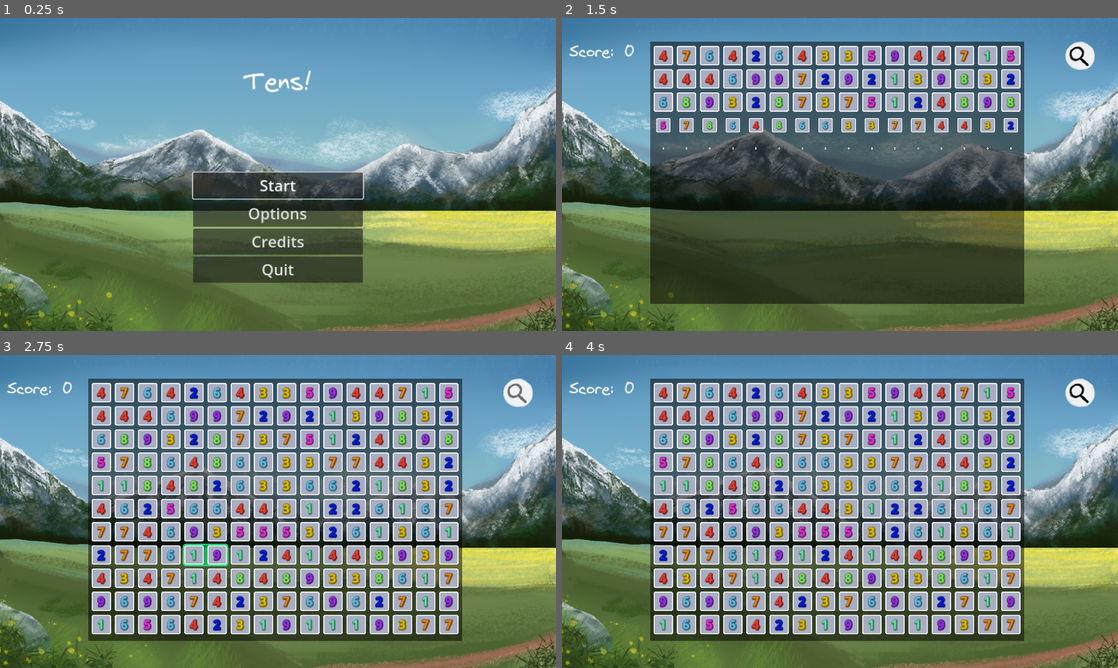
Above: before the commit, frames 1-4 (two rows, left to right).
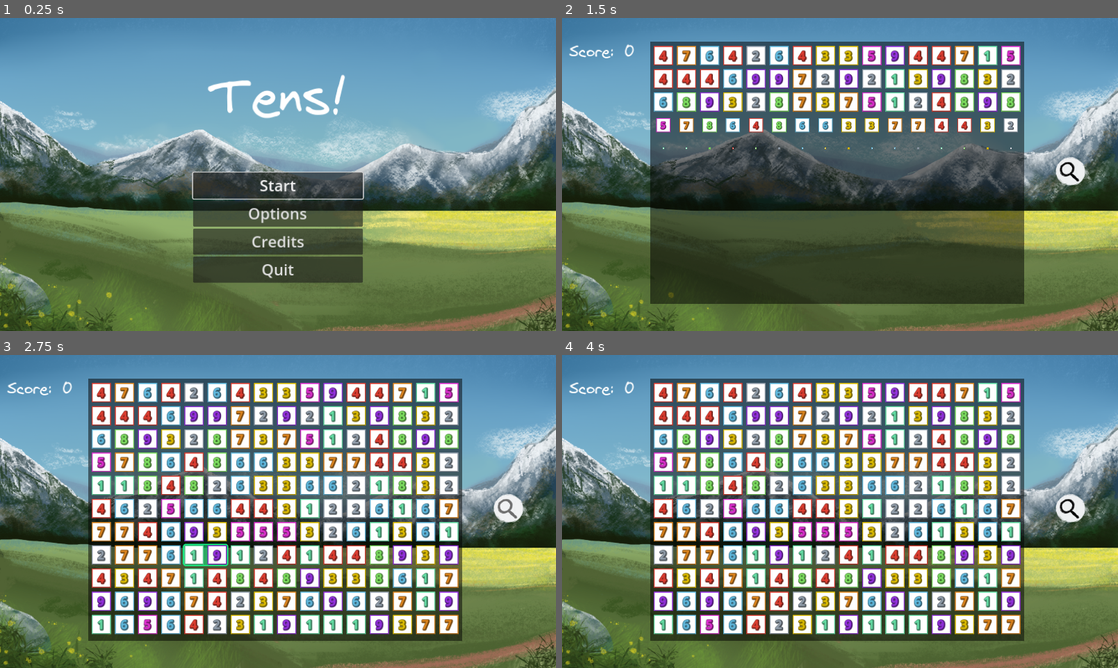
Above: after the commit, the same moments.

Repository: Yngwarr/tens
Game: Godot game, scene res://scenes/MainMenu.tscn
The game is run twice, just before and just after one commit, with the same random seed, the same clock (stepped at 60 frames per second) and the same inputs.
Inputs (mouse positions are in pixels of both pictures, inside the frame that each line leads up to; where the layout moved, square brackets give the same spot in the first picture):
- Up to frame 1 (0.25 s): no input
- Up to frame 2 (1.5 s): click "Start" at 0.5 s; click (1067, 171) [1079, 55] at 1.25 s
- Up to frame 3 (2.75 s): click (505, 508) [517, 392] at 2 s
- Up to frame 4 (4 s): click (1067, 508) [1079, 392] at 2.75 s; tap Enter at 3.5 s; move the mouse to (662, 392) at 3.52 s; click (662, 392) at 3.67 s

The runs differ from the first frame. In frame 1, 1.1% of the frame differs, in the area x 37-63%, y 16-32%; in frame 2, 12%; in frame 3, 34%, in the area x 16-96%, y 7-90%; in frame 4, 34%.

Commit message:
edit visuals

Diff:
--- a/scenes/Game.tscn
+++ b/scenes/Game.tscn
@@ -58,7 +58,7 @@
 }
 tracks/1/type = "value"
 tracks/1/imported = false
-tracks/1/enabled = false
+tracks/1/enabled = true
 tracks/1/path = NodePath("HUD/Hint:position")
 tracks/1/interp = 1
 tracks/1/loop_wrap = true
@@ -66,7 +66,7 @@
 "times": PackedFloat32Array(0),
 "transitions": PackedFloat32Array(1),
 "update": 0,
-"values": [Vector2(1022, 286)]
+"values": [Vector2(0, 1000)]
 }
 tracks/2/type = "value"
 tracks/2/imported = false
@@ -407,7 +407,7 @@
 }
 tracks/1/type = "value"
 tracks/1/imported = false
-tracks/1/enabled = false
+tracks/1/enabled = true
 tracks/1/path = NodePath("HUD/Hint:position")
 tracks/1/interp = 2
 tracks/1/loop_wrap = true
@@ -483,15 +483,14 @@
 [node name="HUD" type="CanvasLayer" parent="."]
 
 [node name="Hint" type="TextureButton" parent="HUD"]
-anchors_preset = -1
+anchors_preset = 1
 anchor_left = 1.0
 anchor_right = 1.0
-offset_left = -110.0
-offset_top = 47.0
-offset_right = -46.0
-offset_bottom = 111.0
+offset_left = -1152.0
+offset_top = 1000.0
+offset_right = -1088.0
+offset_bottom = 1064.0
 grow_horizontal = 0
-grow_vertical = 2
 tooltip_text = "Show hint."
 keep_pressed_outside = true
 shortcut = SubResource("Shortcut_uxviy")
--- a/scenes/MainMenu.tscn
+++ b/scenes/MainMenu.tscn
@@ -9,7 +9,7 @@
 [ext_resource type="Script" path="res://src/UI/QuitButton.gd" id="4_kgmp6"]
 
 [sub_resource type="LabelSettings" id="LabelSettings_8bkd4"]
-font_size = 52
+font_size = 105
 
 [sub_resource type="Animation" id="Animation_vlt1r"]
 length = 0.001
--- a/scenes/NumberCell.tscn
+++ b/scenes/NumberCell.tscn
@@ -1,7 +1,8 @@
-[gd_scene load_steps=9 format=3 uid="uid://mbbrk257a4oj"]
+[gd_scene load_steps=10 format=3 uid="uid://mbbrk257a4oj"]
 
 [ext_resource type="Script" path="res://src/Number.gd" id="1_4guiy"]
 [ext_resource type="Texture2D" uid="uid://uhyr7asxs6rh" path="res://img/cell.png" id="2_6old5"]
+[ext_resource type="Texture2D" uid="uid://cvashcraq3yhv" path="res://img/frame.png" id="3_35xo7"]
 
 [sub_resource type="LabelSettings" id="LabelSettings_5ycem"]
 font_size = 24
@@ -114,12 +115,14 @@
 [node name="Cell" type="Sprite2D" parent="View"]
 texture = ExtResource("2_6old5")
 
+[node name="Frame" type="Sprite2D" parent="View/Cell"]
+texture = ExtResource("3_35xo7")
+
 [node name="Label" type="Label" parent="View/Cell"]
-modulate = Color(0.0666667, 0, 1, 1)
 offset_left = -17.0
 offset_top = -18.0
 offset_right = 16.0
-offset_bottom = 17.0
+offset_bottom = 16.0
 theme_override_font_sizes/font_size = 24
 text = "2
 "
--- a/src/Number.gd
+++ b/src/Number.gd
@@ -4,6 +4,8 @@
 signal pressed(target: NumberCell)
 signal moved_to(target: NumberCell)
 
+@onready var frame: Sprite2D = $View/Cell/Frame
+@onready var cell: Sprite2D = $View/Cell
 @export var label: Label
 @export var area: Area2D
 @export var view: Node2D
@@ -23,7 +25,8 @@
 	value = randi_range(1, upper_limit)
 	label.text = str(value)
 	label.modulate = Palette.color(value)
-
+	frame.modulate = Palette.color(value)
+	#cell.self_modulate = Palette.color(value)
 	hide()
 
 func _physics_process(delta: float) -> void:
--- a/src/static/Palette.gd
+++ b/src/static/Palette.gd
@@ -4,30 +4,18 @@
 # via https://lospec.com/palette-list/vibe-20
 
 static var colors := [
-    Color.from_string("#ffeee5", Color.WHITE),
+	Color.from_string("#ffeee5", Color.WHITE),
 
-    Color.from_string("#68e4aa", Color.WHITE),
-    Color.from_string("#001de4", Color.WHITE),
-    Color.from_string("#e4c200", Color.WHITE),
-    Color.from_string("#e43f32", Color.WHITE),
-    Color.from_string("#e430d5", Color.WHITE),
-    Color.from_string("#63bee4", Color.WHITE),
-    Color.from_string("#e4891e", Color.WHITE),
-    Color.from_string("#80e462", Color.WHITE),
-    Color.from_string("#9832e4", Color.WHITE),
-
-    Color.from_string("#96a3b0", Color.WHITE),
-    Color.from_string("#da2424", Color.WHITE),
-    Color.from_string("#fee761", Color.WHITE),
-    Color.from_string("#43bd35", Color.WHITE),
-    Color.from_string("#ff7373", Color.WHITE),
-
-    Color.from_string("#124e89", Color.WHITE),
-    Color.from_string("#5a7088", Color.WHITE),
-    Color.from_string("#3e4a6d", Color.WHITE),
-    Color.from_string("#b94f38", Color.WHITE),
-    Color.from_string("#1c162d", Color.WHITE),
+	Color.from_string("#68e4aa", Color.WHITE),
+	Color.from_string("#96a3b0", Color.WHITE),
+	Color.from_string("#e4c200", Color.WHITE),
+	Color.from_string("#e43f32", Color.WHITE),
+	Color.from_string("#e430d5", Color.WHITE),
+	Color.from_string("#63bee4", Color.WHITE),
+	Color.from_string("#e4891e", Color.WHITE),
+	Color.from_string("#80e462", Color.WHITE),
+	Color.from_string("#9832e4", Color.WHITE),
 ]
 
 static func color(id: int) -> Color:
-    return colors[id % len(colors)]
+	return colors[id % len(colors)]
Binary file changed: img/cell.png
Binary file added: img/frame.png
Not shown, added: img/frame.png.import
